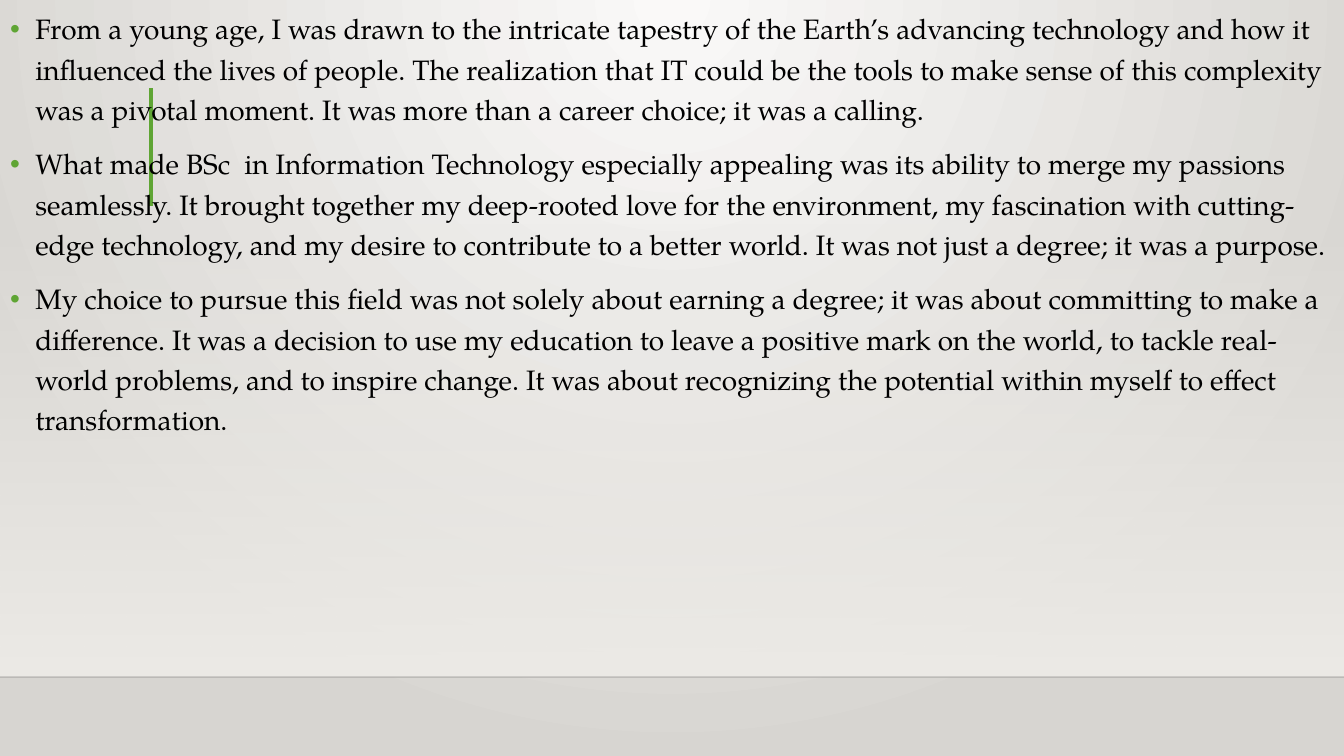
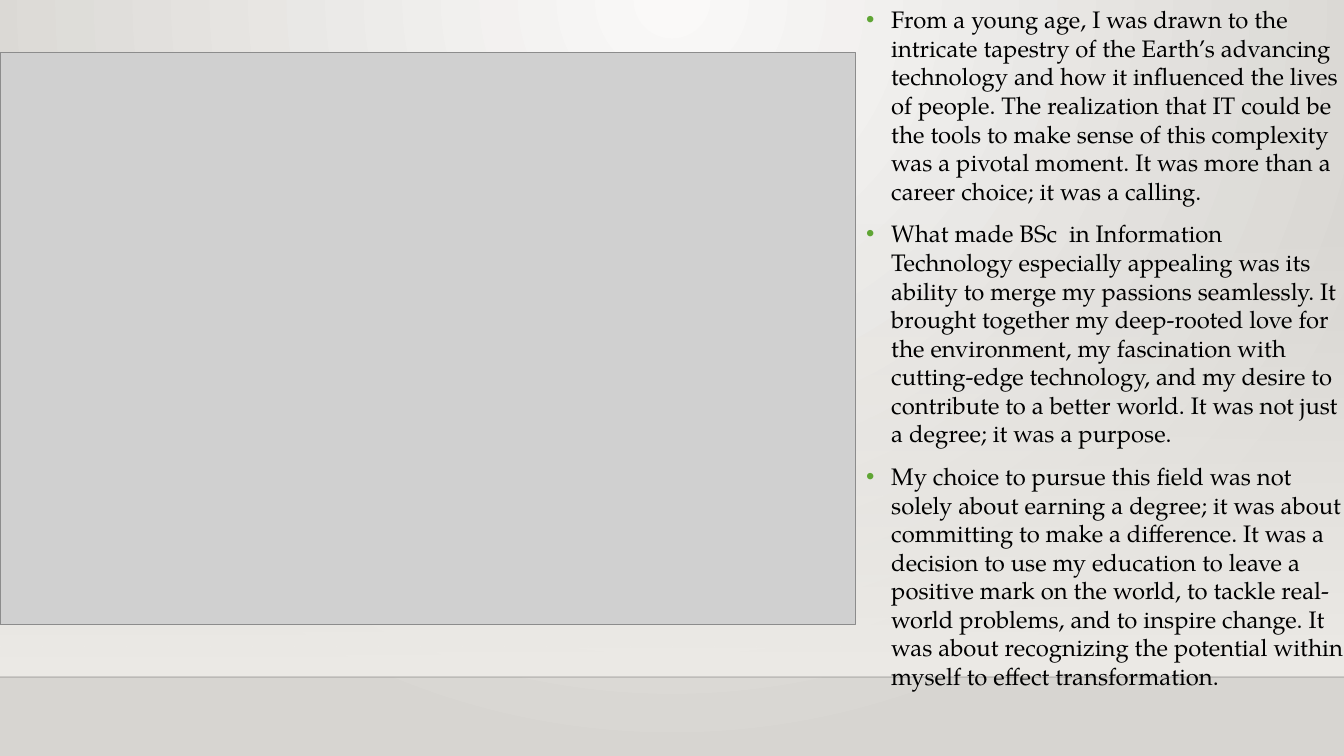
Before and after one commit to afariya/Capstone, a slide deck: slide 9 of doc/PPT..pptx. Drawn at 1344x756 pixels with LibreOffice and Linux fonts; fonts in the diff are those of the drawing; grey boxes stand for pictures; background and template pictures are left out. Boxes give left, top, right and bottom in pixels: in the first picture for what was removed or moved away, otherwise in the second. Text is boxed around its words. In the diff, an @@ line names an element or a change of style, - is before the commit and + after.

```diff
--- a/doc/PPT..pptx
+++ b/doc/PPT..pptx
@@ text "From a young age, I ...": place and size @@
-text "From a young age, I ..." at (35, 18, 1326, 431)
+text "From a young age, I ..." at (891, 10, 1343, 692)
@@ text "From a young age, I ..." at (891, 10, 1343, 692): size 20 to 17 pt; line spacing 1.2 to 1 @@
@@ picture added at (0, 52, 856, 624) @@
@@ line removed from (151, 88) to (151, 206) @@
```
Also in this commit, not shown: 3 other slides changed, 7 other files.
